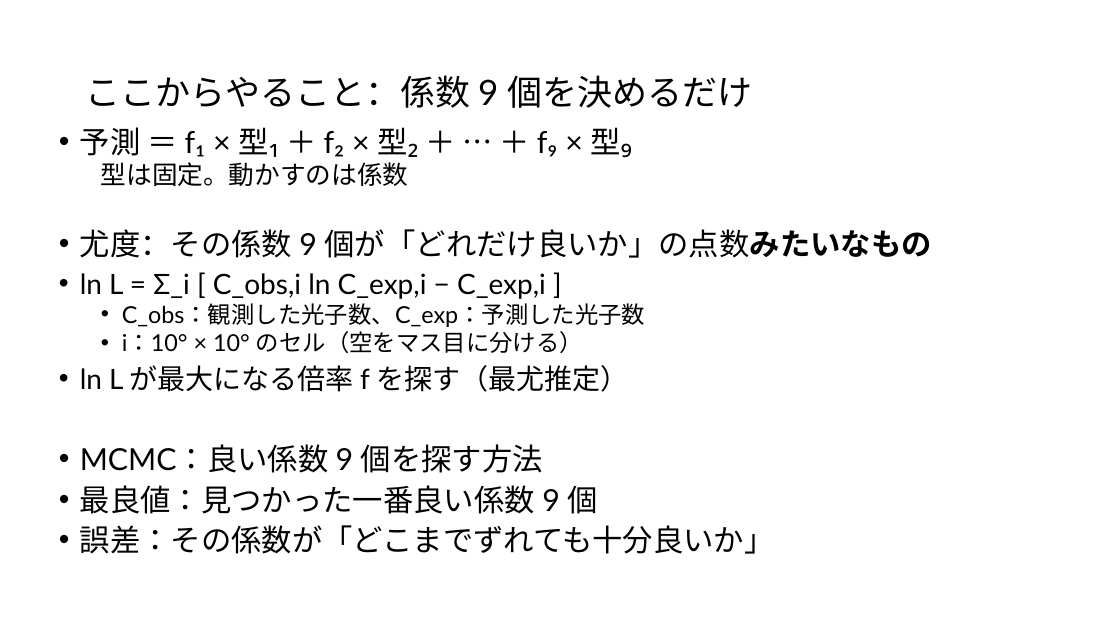
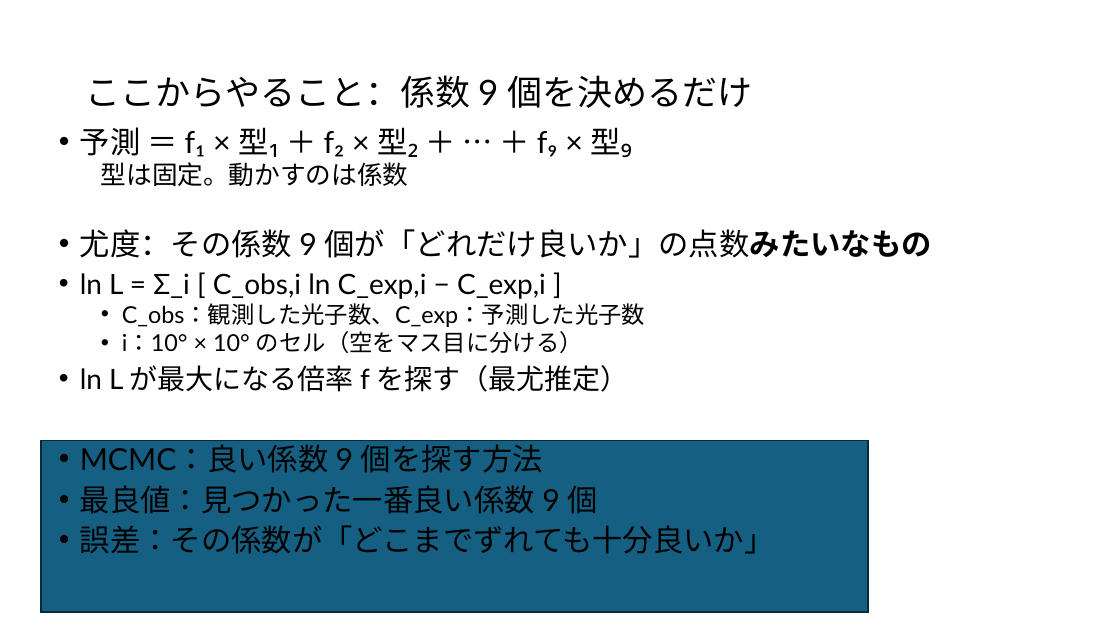
Before and after one commit to Mikann20041029/darkmatter-slides, a slide deck: slide 7 of slides/2026-10-03_研究進捗報告_claude_夕方版.pptx. Drawn at 1120x630 pixels with LibreOffice and Linux fonts; fonts in the diff are those of the drawing. Boxes give left, top, right and bottom in pixels: in the first picture for what was removed or moved away, otherwise in the second. Text is boxed around its words. In the diff, an @@ line names an element or a change of style, - is before the commit and + after.

Commit message:
slides: 本人の編集版を更新 (10-05 12:47)

```diff
--- a/slides/2026-10-03_研究進捗報告_claude_夕方版.pptx
+++ b/slides/2026-10-03_研究進捗報告_claude_夕方版.pptx
@@ rectangle added at box(41, 440, 869, 612), fill #156082, outline #092A39 1.5 pt @@
```
